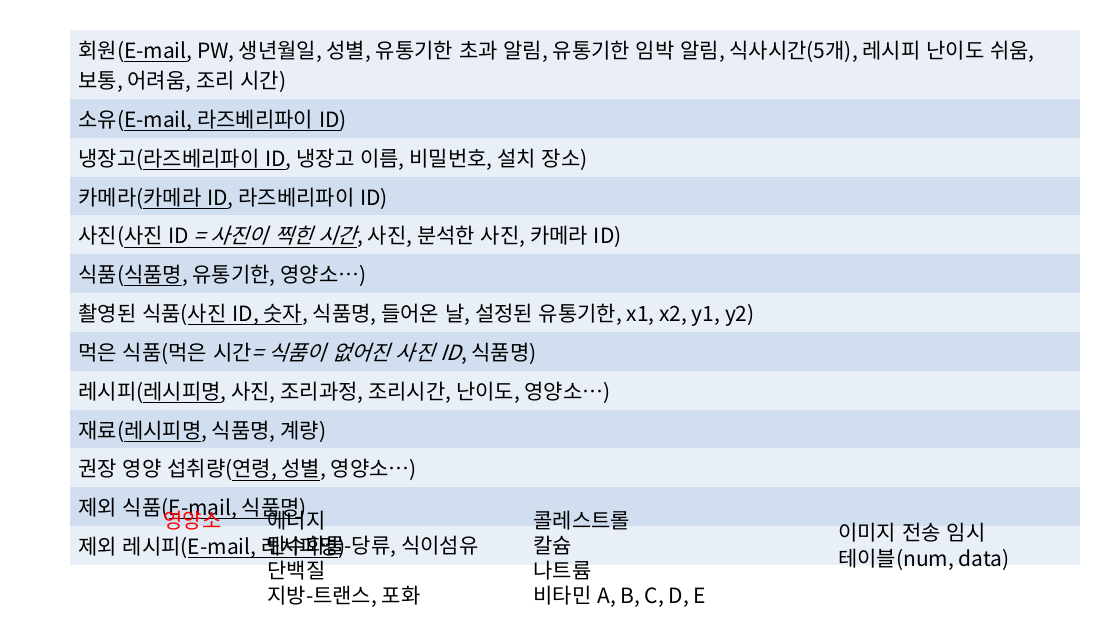
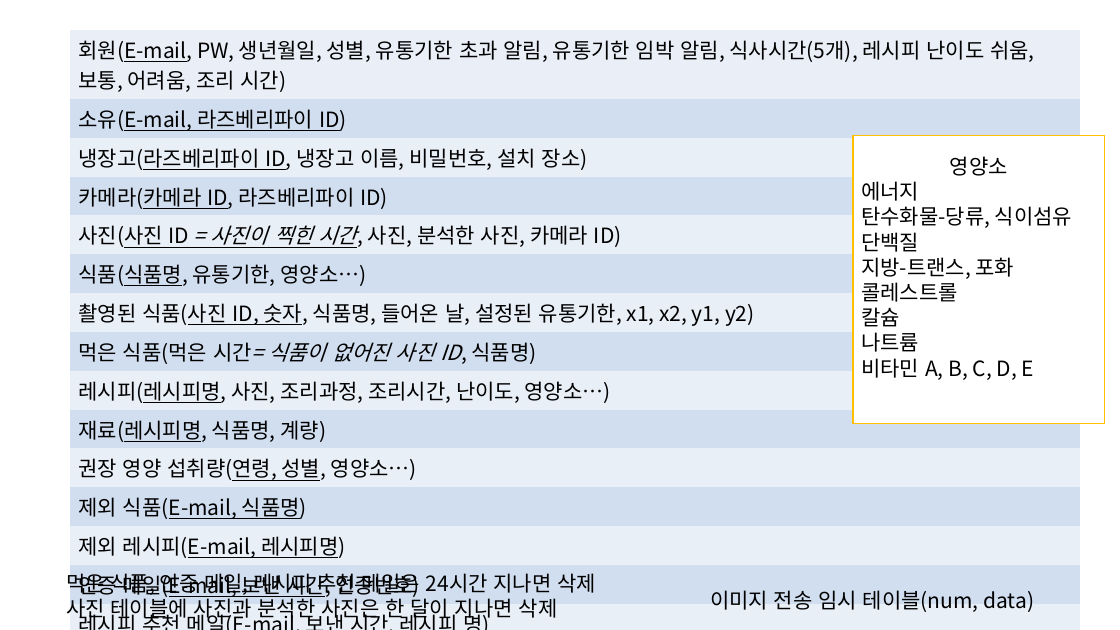
Before and after one commit to qkrwoc0105/-Protect-the-refrigerator, a slide deck: slide 1 of db/db.pptx. Drawn at 1120x630 pixels with LibreOffice and Linux fonts; fonts in the diff are those of the drawing. Boxes give left, top, right and bottom in pixels: in the first picture for what was removed or moved away, otherwise in the second. Text is boxed around its words. In the diff, an @@ line names an element or a change of style, - is before the commit and + after.

Commit message:
update mail 4.16

```diff
--- a/db/db.pptx
+++ b/db/db.pptx
@@ table at (x1=70, y1=29, x2=1080, y2=601) @@
+row 14: 인증 메일(E-mail, 보낸 시간, 인증번호)
+row 15: 레시피 추천 메일(E-mail, 보낸 시간, 레시피 명)
@@ rectangle added at (x1=853, y1=135, x2=1105, y2=423), fill #FFFFFF, outline #FFC000 1 pt, 18 pt, text #000000 @@
+영양소
+에너지
+탄수화물-당류, 식이섬유
+단백질
+지방-트랜스, 포화
+콜레스트롤
+칼슘
+나트륨
+비타민 A, B, C, D, E
@@ text removed at (x1=164, y1=507, x2=222, y2=530) @@
-영양소
@@ text removed at (x1=267, y1=507, x2=478, y2=607) @@
-에너지
-탄수화물-당류, 식이섬유
-단백질
-지방-트랜스, 포화
@@ text removed at (x1=533, y1=510, x2=706, y2=607) @@
-콜레스트롤
-칼슘
-나트륨
-비타민 A, B, C, D, E
@@ text added at (x1=66, y1=570, x2=596, y2=621), 18 pt, text #000000 @@
+먹은 식품, 인증 메일, 레시피 추천 메일은 24시간 지나면 삭제
+사진 테이블에 사진과 분석한 사진은 한 달이 지나면 삭제
@@ text "이미지 전송 임시 테이블(num, data)" rewrapped from (x1=838, y1=522, x2=1010, y2=570) to (x1=710, y1=590, x2=1034, y2=612) @@
```
Also in this commit, not shown: 2 other files.
